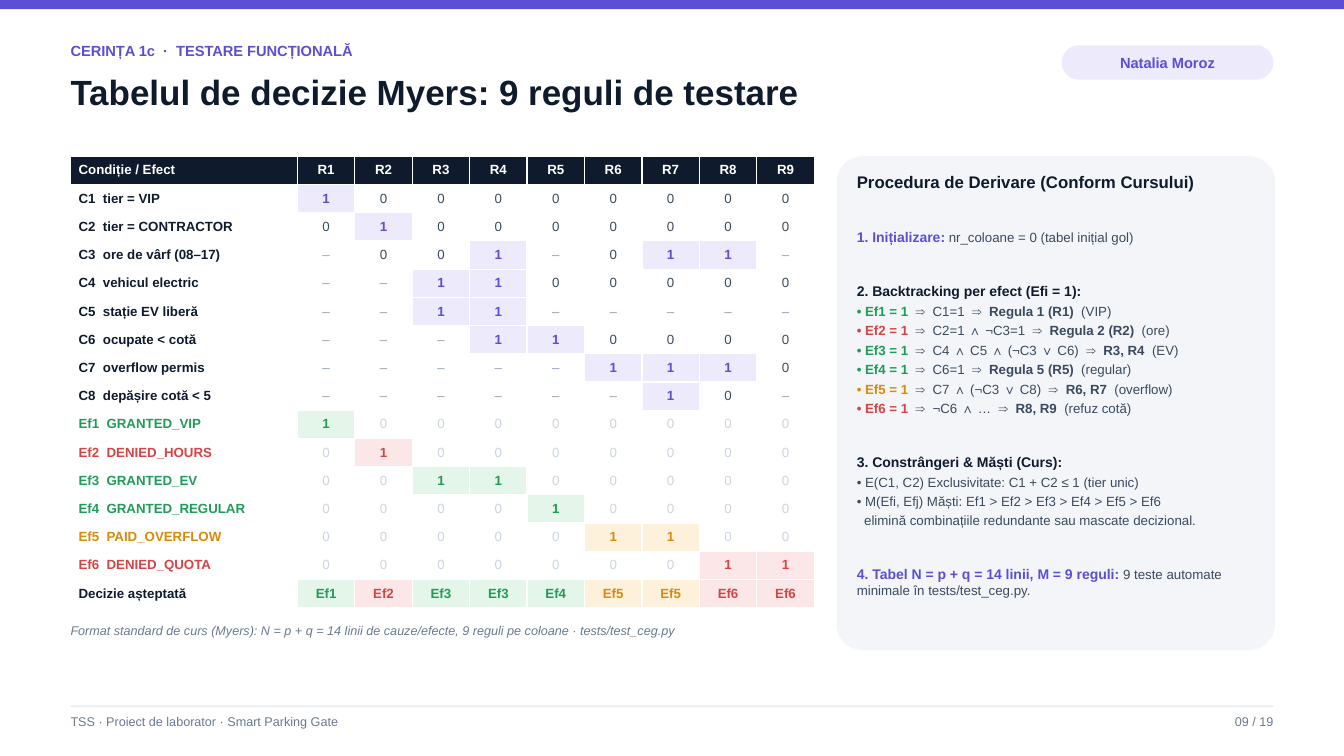
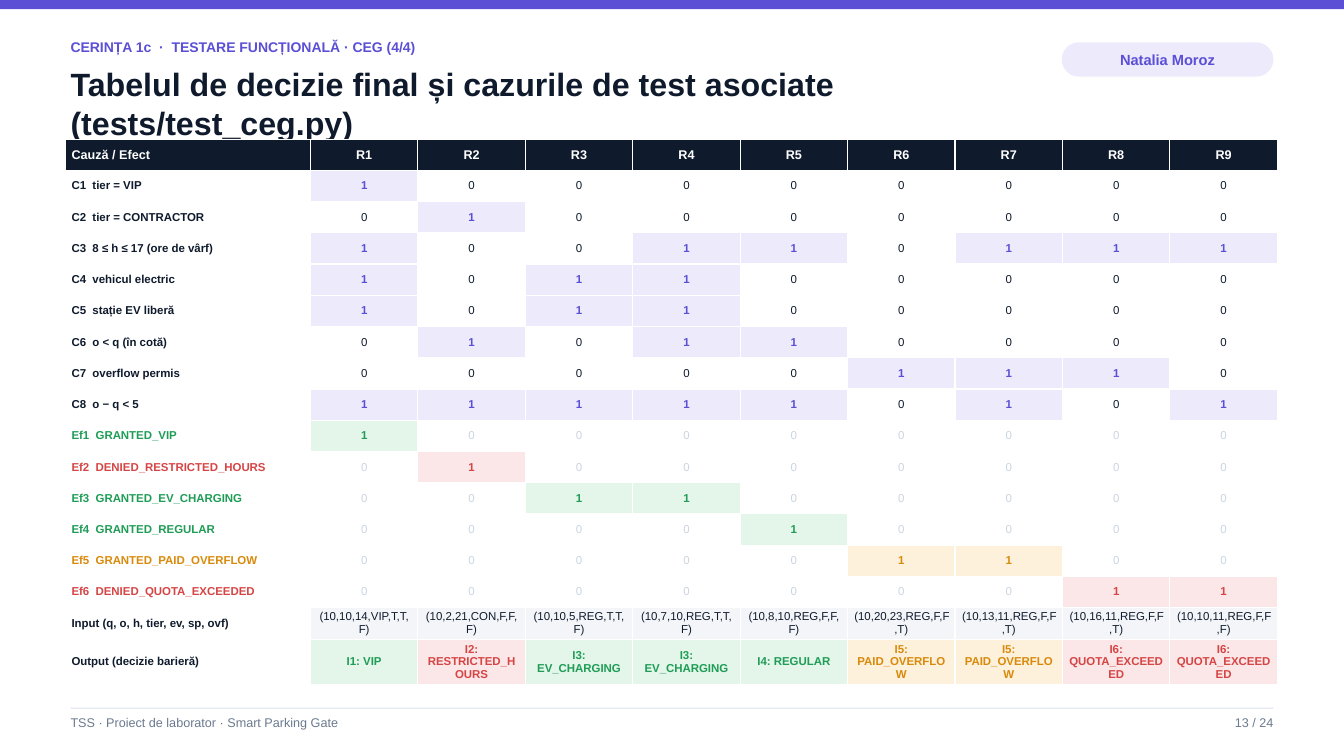
Before and after one commit to victormura/tss, a slide deck: slide 13 of proiect_laborator/docs/Prezentare_Laborator_TSS.pptx (slide 9 before the commit). Drawn at 1344x756 pixels with LibreOffice and Linux fonts; fonts in the diff are those of the drawing. Boxes give left, top, right and bottom in pixels: in the first picture for what was removed or moved away, otherwise in the second. Text is boxed around its words. In the diff, an @@ line names an element or a change of style, - is before the commit and + after.

Commit message:
Update presentation (24 slides), A4 laboratory report PDF, Draw.io CEG graph, and step-by-step decision tables

```diff
--- a/proiect_laborator/docs/Prezentare_Laborator_TSS.pptx
+++ b/proiect_laborator/docs/Prezentare_Laborator_TSS.pptx
@@ text at (71,41,416,55): text changed; size 10.5 to 10 pt @@
-CERINȚA 1c · TESTARE FUNCȚIONALĂ
+CERINȚA 1c · TESTARE FUNCȚIONALĂ · CEG (4/4)
@@ text at (71,72,834,141): text changed; size 25 to 23 pt @@
-Tabelul de decizie Myers: 9 reguli de testare
+Tabelul de decizie final și cazurile de test asociate (tests/test_ceg.py)
@@ table at (66,139,1281,678) @@
-row 1, column 1: Condiție / Efect
+row 1, column 1: Cauză / Efect
-row 4: C3 ore de vârf (08–17) | – | 0 | 0 | 1 | – | 0 | 1 | 1 | –
+row 4: C3 8 ≤ h ≤ 17 (ore de vârf) | 1 | 0 | 0 | 1 | 1 | 0 | 1 | 1 | 1
-row 5, column 2: –
+row 5, column 2: 1
-row 5, column 3: –
+row 5, column 3: 0
-row 6: C5 stație EV liberă | – | – | 1 | 1 | – | – | – | – | –
+row 6: C5 stație EV liberă | 1 | 0 | 1 | 1 | 0 | 0 | 0 | 0 | 0
-row 7: C6 ocupate < cotă | – | – | – | 1 | 1 | 0 | 0 | 0 | 0
+row 7: C6 o < q (în cotă) | 0 | 1 | 0 | 1 | 1 | 0 | 0 | 0 | 0
-row 8: C7 overflow permis | – | – | – | – | – | 1 | 1 | 1 | 0
+row 8: C7 overflow permis | 0 | 0 | 0 | 0 | 0 | 1 | 1 | 1 | 0
-row 9: C8 depășire cotă < 5 | – | – | – | – | – | – | 1 | 0 | –
+row 9: C8 o − q < 5 | 1 | 1 | 1 | 1 | 1 | 0 | 1 | 0 | 1
-row 11, column 1: Ef2 DENIED_HOURS
+row 11, column 1: Ef2 DENIED_RESTRICTED_HOURS
-row 12, column 1: Ef3 GRANTED_EV
+row 12, column 1: Ef3 GRANTED_EV_CHARGING
-row 14: Ef5 PAID_OVERFLOW | 0 | 0 | 0 | 0 | 0 | 1 | 1 | 0 | 0
-row 15: Ef6 DENIED_QUOTA | 0 | 0 | 0 | 0 | 0 | 0 | 0 | 1 | 1
-row 16: Decizie așteptată | Ef1 | Ef2 | Ef3 | Ef3 | Ef4 | Ef5 | Ef5 | Ef6 | Ef6
+row 14: Ef5 GRANTED_PAID_OVERFLOW | 0 | 0 | 0 | 0 | 0 | 1 | 1 | 0 | 0
+row 15: Ef6 DENIED_QUOTA_EXCEEDED | 0 | 0 | 0 | 0 | 0 | 0 | 0 | 1 | 1
+row 16: Input (q, o, h, tier, ev, sp, ovf) | (10,10,14,VIP,T,T,F) | (10,2,21,CON,F,F,F) | (10,10,5,REG,T,T,F) | (10,7,10,REG,T,T,F) | (10,8,10,REG,F,F,F) | (10,20,23,REG,F,F,T) | (10,13,11,REG,F,F,T) | (10,16,11,REG,F,F,T) | (10,10,11,REG,F,F,F)
+row 17: Output (decizie barieră) | I1: VIP | I2: RESTRICTED_HOURS | I3: EV_CHARGING | I3: EV_CHARGING | I4: REGULAR | I5: PAID_OVERFLOW | I5: PAID_OVERFLOW | I6: QUOTA_EXCEEDED | I6: QUOTA_EXCEEDED
@@ table: place and size @@
-table at (71,156,815,608)
+table at (66,139,1281,678)
@@ rounded rectangle removed at (837,156,1275,650) @@
@@ text removed at (857,176,1222,598) @@
-Procedura de Derivare (Conform Cursului)
-1. Inițializare: nr_coloane = 0 (tabel inițial gol)
-2. Backtracking per efect (Efi = 1):
-• Ef1 = 1 ⇒ C1=1 ⇒ Regula 1 (R1) (VIP)
-• Ef2 = 1 ⇒ C2=1 ∧ ¬C3=1 ⇒ Regula 2 (R2) (ore)
-• Ef3 = 1 ⇒ C4 ∧ C5 ∧ (¬C3 ∨ C6) ⇒ R3, R4 (EV)
-• Ef4 = 1 ⇒ C6=1 ⇒ Regula 5 (R5) (regular)
-• Ef5 = 1 ⇒ C7 ∧ (¬C3 ∨ C8) ⇒ R6, R7 (overflow)
-• Ef6 = 1 ⇒ ¬C6 ∧ … ⇒ R8, R9 (refuz cotă)
-3. Constrângeri & Măști (Curs):
-• E(C1, C2) Exclusivitate: C1 + C2 ≤ 1 (tier unic)
-• M(Efi, Efj) Măști: Ef1 > Ef2 > Ef3 > Ef4 > Ef5 > Ef6
-elimină combinațiile redundante sau mascate decizional.
-4. Tabel N = p + q = 14 linii, M = 9 reguli: 9 teste automate minimale în tests/test_ceg.py.
@@ text removed at (71,626,675,638) @@
-Format standard de curs (Myers): N = p + q = 14 linii de cauze/efecte, 9 reguli pe coloane · tests/test_ceg.py
@@ text at (1235,718,1273,727): text changed @@
-09 / 19
+13 / 24
```
Also in this commit, not shown: 12 other slides changed, 11 slides added, 6 slides removed, 17 other files.
